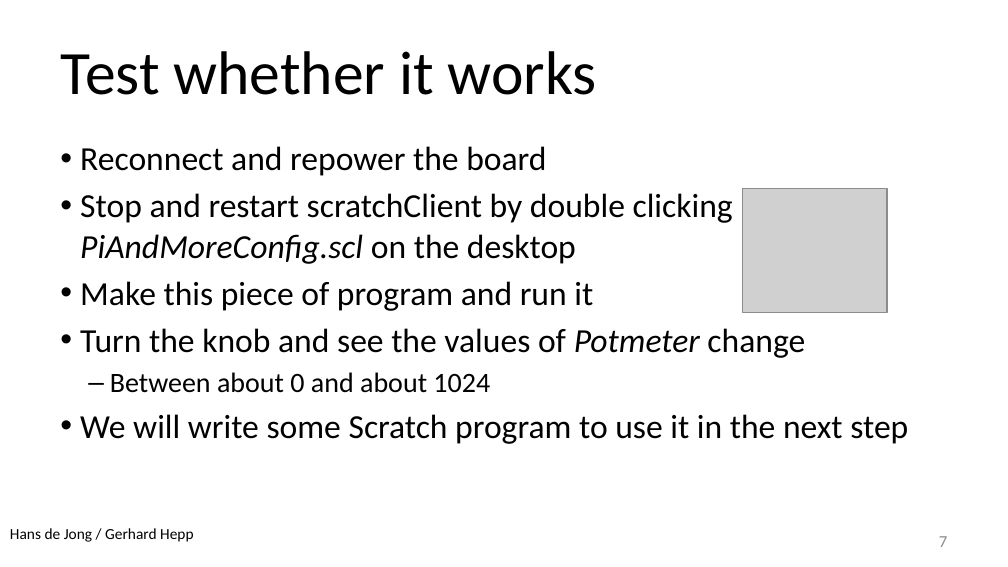
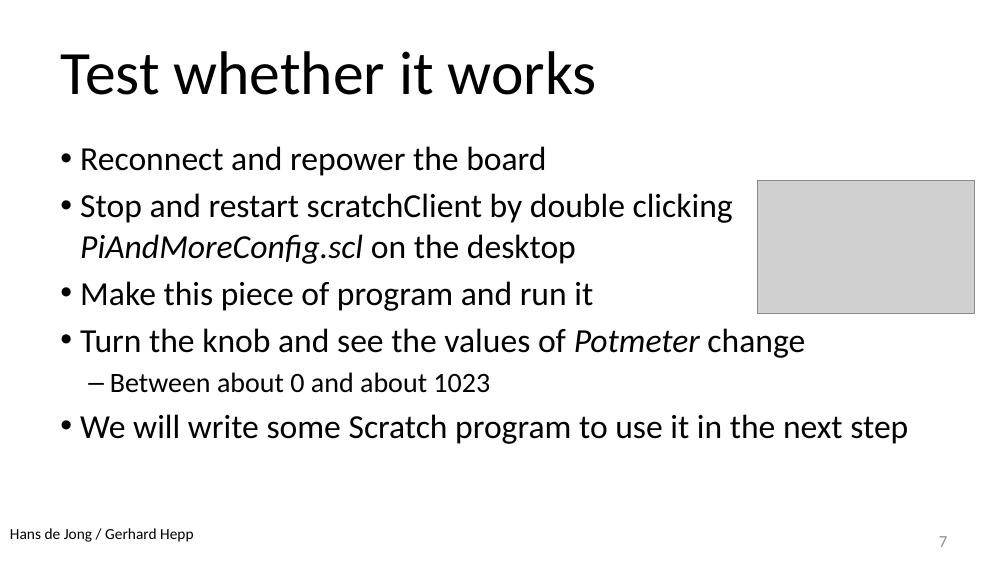
Before and after one commit to hansdejongehv/scratchClient-Tutorials, a slide deck: slide 7 of scratchClientTutorial/UK---English/UK - 2 - scratchCl Intermediate Tutorial.pptx. Drawn at 1008x567 pixels with LibreOffice and Linux fonts; fonts in the diff are those of the drawing; grey boxes stand for pictures; background and template pictures are left out. Boxes give left, top, right and bottom in pixels: in the first picture for what was removed or moved away, otherwise in the second. Text is boxed around its words. In the diff, an @@ line names an element or a change of style, - is before the commit and + after.

```diff
--- a/scratchClientTutorial/UK---English/UK - 2 - scratchCl Intermediate Tutorial.pptx
+++ b/scratchClientTutorial/UK---English/UK - 2 - scratchCl Intermediate Tutorial.pptx
@@ picture: place and size @@
-picture at box(742, 188, 887, 312)
+picture at box(758, 180, 975, 313)
@@ text at box(110, 372, 490, 393): text changed @@
-  – Between about 0 and about 1024
+  – Between about 0 and about 1023
```
Also in this commit, not shown: 8 other slides changed, 12 slides removed, 21 other files.
